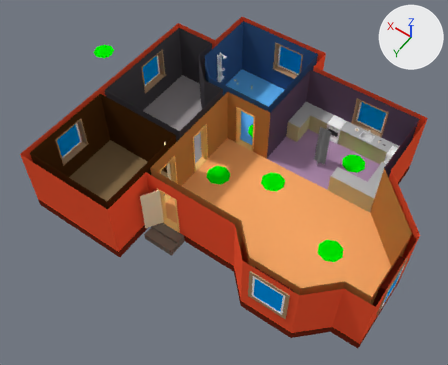
A saved change to the Blender file Assets/Models/house[IMPORTER]/house_master.blend.
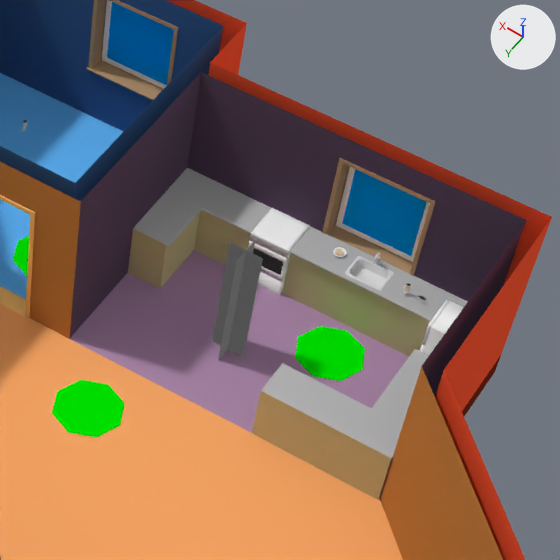
Each version appears first from a camera (50 mm lens) standing at (-8.4, 12.77, 19.79) and looking at (0.5, 0.32, 0.22), and next in a close-up on the part from 54% to 96% of the width and 12% to 64% of the height. The axes (+X, +Y, +Z) are drawn at upper right. The lights are the same throughout.

The first close-up shows 'Circle.004', 'Plane.001', 'counters', 'fridge', 'house', 'oven', 'oven_hatch', 'potato_peeler'.
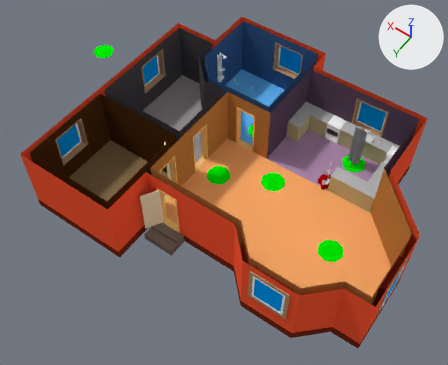
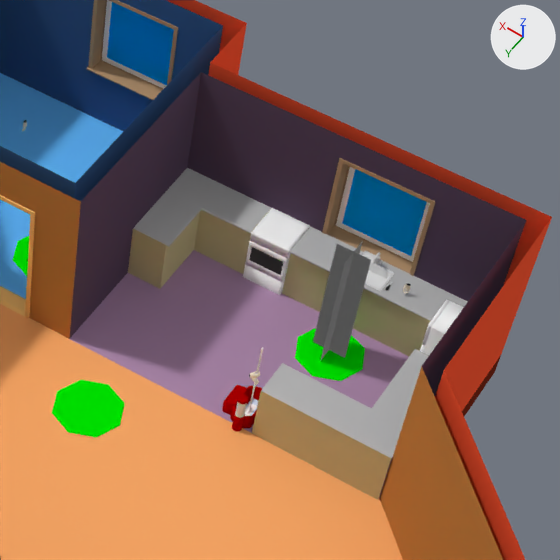
What differs and where, as boxes [x1, y1, x2, y2] in the close-ups (560 x 560 px):
'Plane.001', moved
    before: [212, 239, 263, 359]
    after: [313, 241, 371, 361]
'bucket', added (red)
    after: [222, 385, 262, 431]
    faces in mat_bucket_material (red #ac0000): [222, 385, 262, 431]
    faces in mat_glass_01_material (white #e5e5e5): [235, 402, 247, 418]
'mop_end', added
    after: [245, 398, 259, 416]
'mop_rod', added
    after: [248, 347, 263, 411]
'hand_right_closed.004', added
    after: [249, 371, 260, 378]
'potato_peeler', moved
    before: [413, 293, 426, 300]
    after: [385, 282, 392, 290]

Edits to the bpy script that builds the scene:
```text
Add mat_mop_material:
    mat_mop_material = diffuse_material('mop_material')
    mat_mop_material.base_color = (1.0, 1.0, 1.0)  # white #ffffff
Add mat_mop_cloth_material:
    mat_mop_cloth_material = diffuse_material('mop_cloth_material')
    mat_mop_cloth_material.base_color = (0.629, 0.801, 1.0)  # blue #d0e7ff
Add mat_bucket_material:
    mat_bucket_material = diffuse_material('bucket_material')
    mat_bucket_material.base_color = (0.411, 0.0, 0.0)  # red #ac0000
Add me_hand_right_closed_004:
    me_hand_right_closed_004.from_pydata(...)  # 132 vertices, 130 faces; spans x -0.0205..0.1004, y -0.0734..0.0661, z -0.0464..0.0386
    me_hand_right_closed_004.polygons.foreach_set('use_smooth', [True] * 130)
    # faces by material slot: [125, 5]
    me_hand_right_closed_004.materials.append(mat_body_skin_material)  # white #fff4db
    me_hand_right_closed_004.materials.append(mat_body_black_material)  # black #000000
Add me_mop_end:
    me_mop_end.from_pydata(...)  # 316 vertices, 293 faces; spans x -0.074..0.074, y -0.219..0.219, z -0.032..0.011
    me_mop_end.polygons.foreach_set('use_smooth', [True] * 293)
    # faces by material slot: [242, 51]
    me_mop_end.materials.append(mat_mop_material)  # white #ffffff
    me_mop_end.materials.append(mat_mop_cloth_material)  # blue #d0e7ff
Add me_mop_rod:
    me_mop_rod.from_pydata(...)  # 337 vertices, 334 faces; spans x -0.015..0.015, y -0.022..0.022, z -0.01..1.292
    me_mop_rod.polygons.foreach_set('use_smooth', [True] * 334)
    me_mop_rod.materials.append(mat_mop_material)  # white #ffffff
Add me_bucket:
    me_bucket.from_pydata(...)  # 361 vertices, 349 faces; spans x -0.153..0.309, y -0.287..0.372, z 0.0..0.641
    me_bucket.polygons.foreach_set('use_smooth', [True] * 349)
    # faces by material slot: [333, 16]
    me_bucket.materials.append(mat_bucket_material)  # red #ac0000
    me_bucket.materials.append(mat_glass_01_material)  # white #e5e5e5
Change ob_potato_peeler:
    ob_potato_peeler.location: (0.0, 0.0, 0.0) -> (0.48, 0.04, -0.07)
Change ob_plane_001:
    ob_plane_001.location: (-2.0, -3.0, 0.0) -> (-3.15, -3.79, 0.0)
Add ob_hand_right_closed_004:
    ob_hand_right_closed_004 = bpy.data.objects.new('hand_right_closed.004', me_hand_right_closed_004)
    ob_hand_right_closed_004.location = (-2.82, -2.16, 0.84)
    _m = ob_hand_right_closed_004.modifiers.new('EdgeSplit', 'EDGE_SPLIT')
    _m.split_angle = 3.142
Add ob_mop_end:
    ob_mop_end = bpy.data.objects.new('mop_end', me_mop_end)
    ob_mop_end.location = (-2.8, -2.18, 0.09)
    _m = ob_mop_end.modifiers.new('EdgeSplit', 'EDGE_SPLIT')
    _m.split_angle = 3.142
Add ob_mop_rod:
    ob_mop_rod = bpy.data.objects.new('mop_rod', me_mop_rod)
    ob_mop_rod.location = (-2.8, -2.18, 0.09)
    _m = ob_mop_rod.modifiers.new('EdgeSplit', 'EDGE_SPLIT')
    _m.split_angle = 3.142
Add ob_bucket:
    ob_bucket = bpy.data.objects.new('bucket', me_bucket)
    ob_bucket.location = (-2.79, -2.19, 0.0)
    _m = ob_bucket.modifiers.new('EdgeSplit', 'EDGE_SPLIT')
    _m.split_angle = 3.142
```
